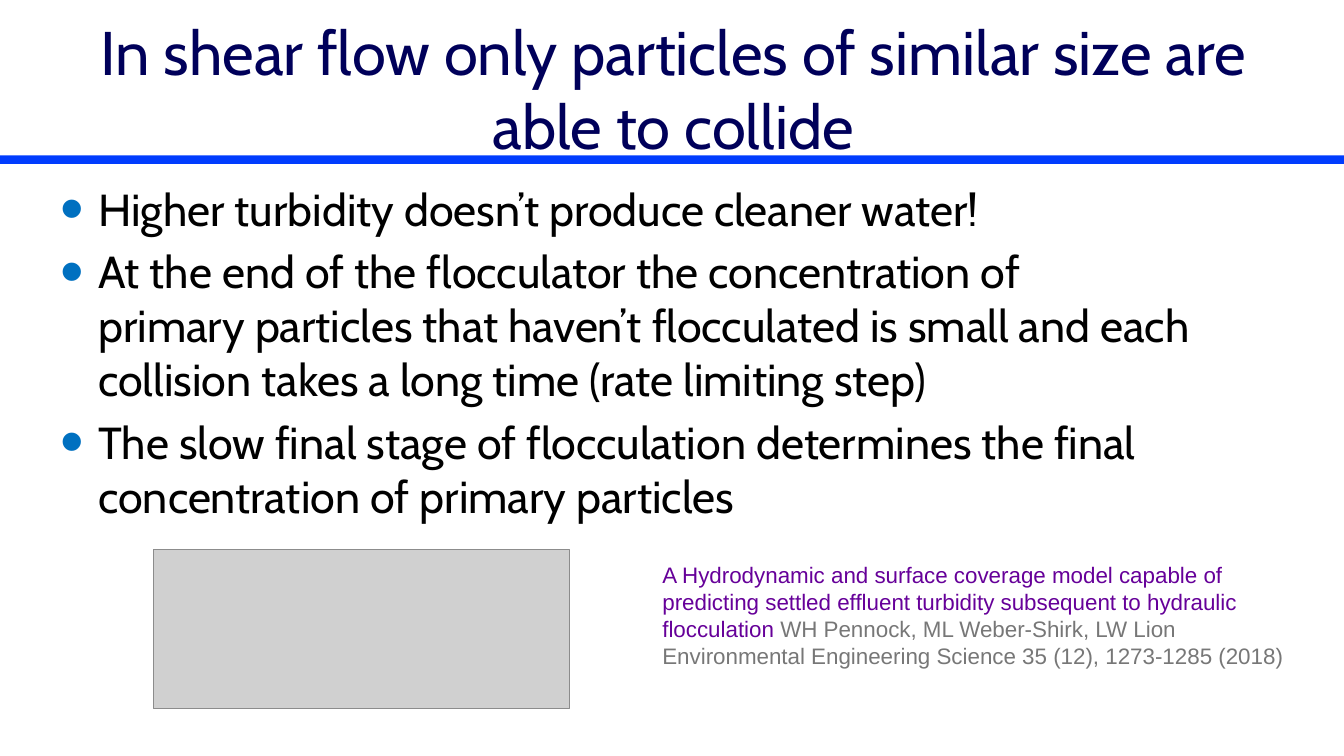
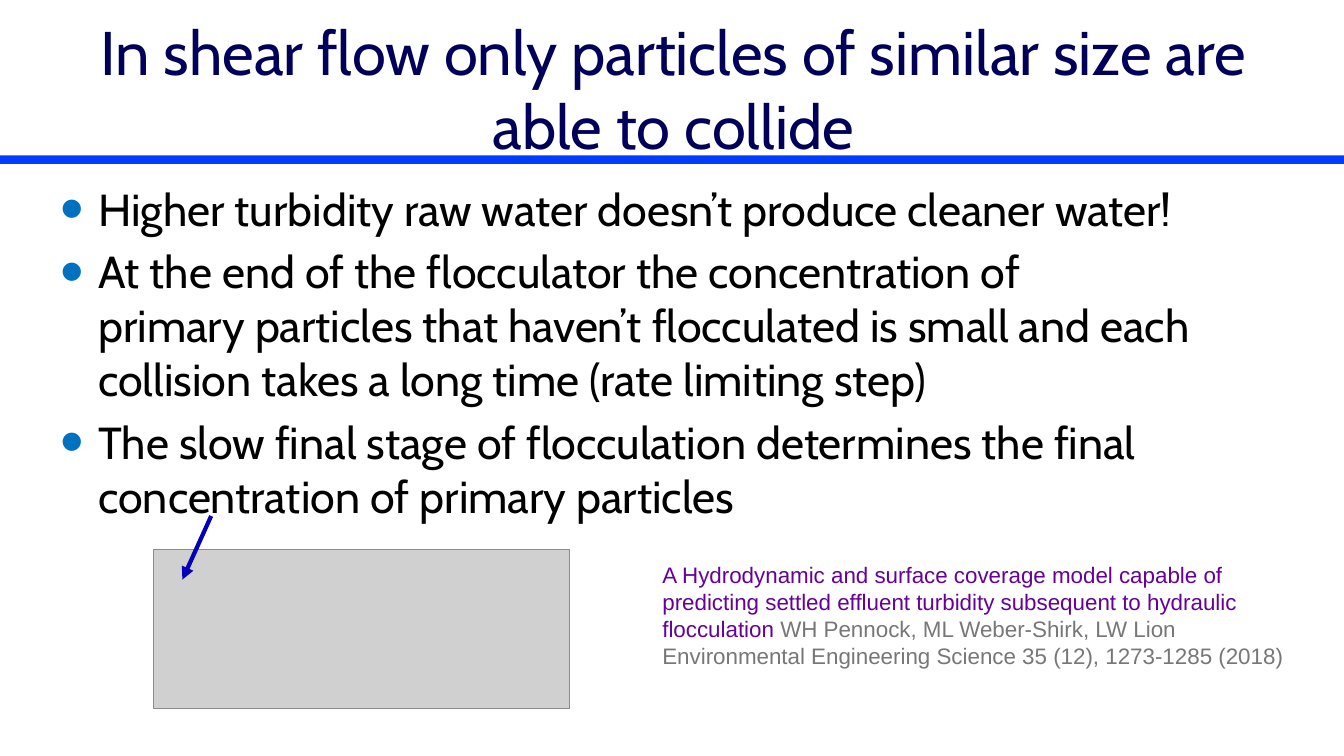
Before and after one commit to monroews/CEE4520Lectures, a slide deck: slide 25 of Flocculation Introduction.pptx (slide 22 before the commit). Drawn at 1344x756 pixels with LibreOffice and Linux fonts; fonts in the diff are those of the drawing; grey boxes stand for pictures. Boxes give left, top, right and bottom in pixels: in the first picture for what was removed or moved away, otherwise in the second. Text is boxed around its words. In the diff, an @@ line names an element or a change of style, - is before the commit and + after.

```diff
--- a/Flocculation Introduction.pptx
+++ b/Flocculation Introduction.pptx
@@ text at [98,192,1171,236]: text changed @@
-• Higher turbidity doesn’t produce cleaner water!
+• Higher turbidity raw water doesn’t produce cleaner water!
@@ arrow added from (212, 516) to (182, 580), #0300BA 3 pt @@
```
Also in this commit, not shown: 8 other slides changed, 5 slides added, 5 slides removed.
